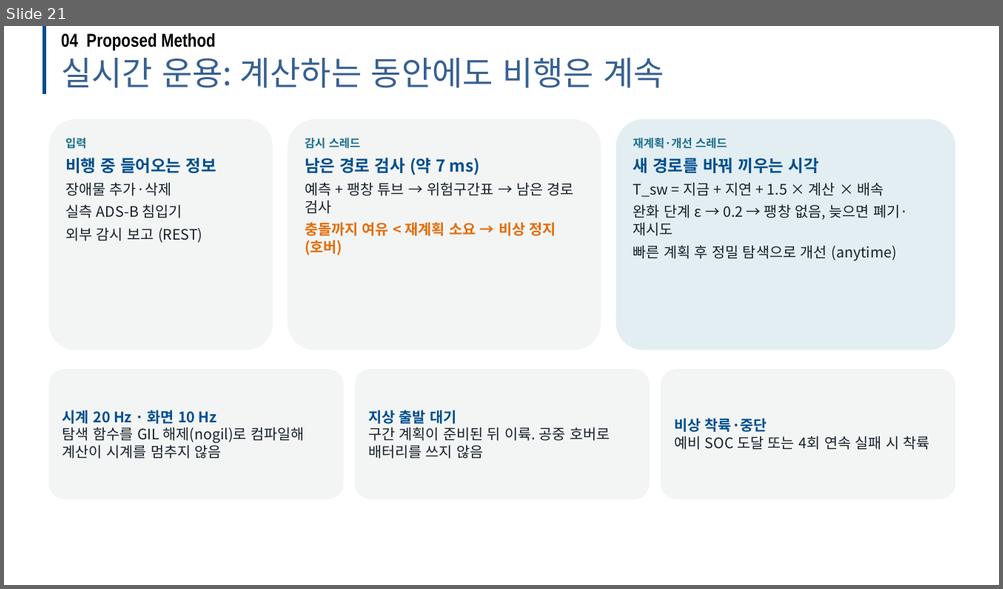
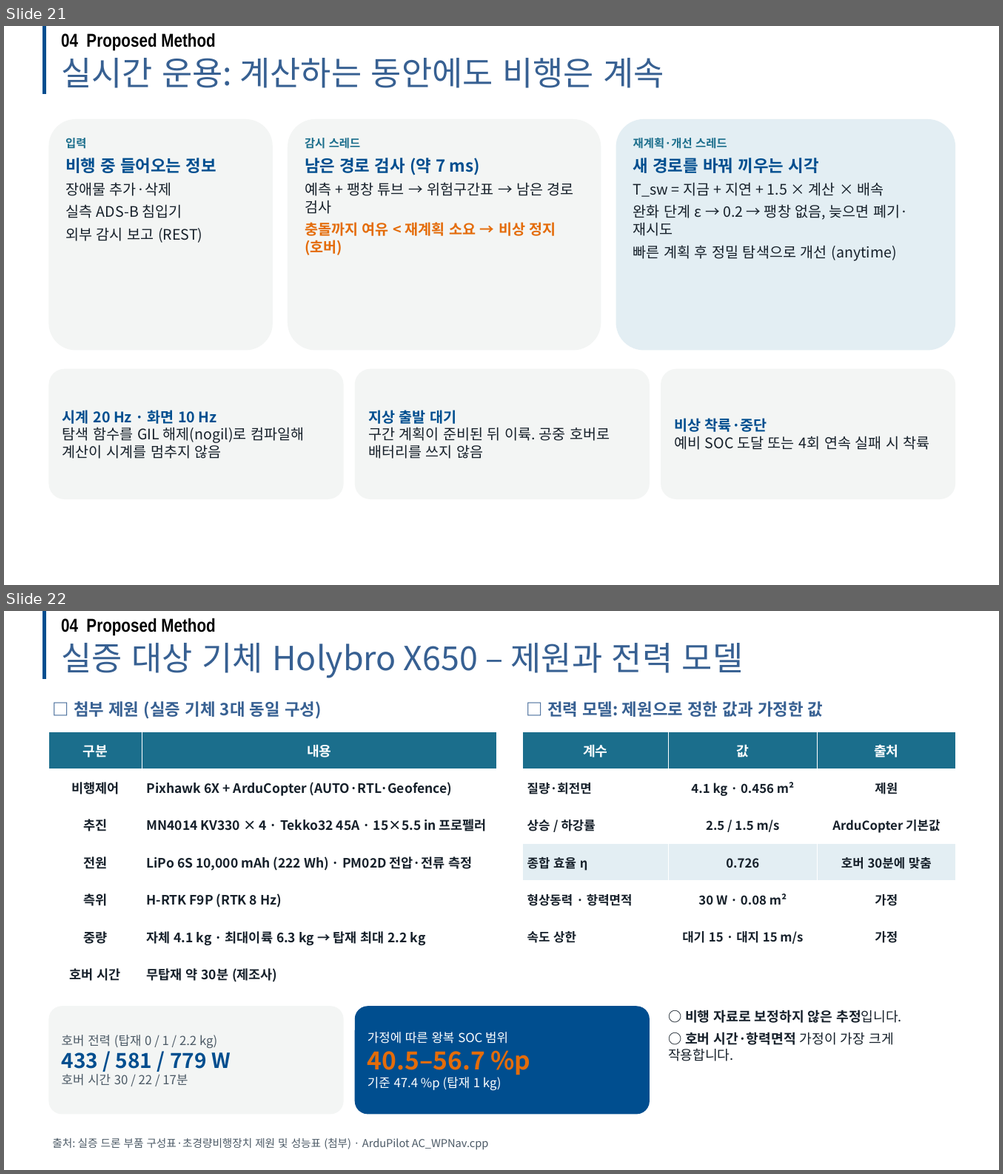
Before and after one commit to dnfl5345/Drone_path_opt, a slide deck: docs/drone_soc_academic_talk.pptx. Shown one above the other, each under a label of ours: slide 21 before the commit, slides 21 and 22 after it. The pictures are 1003x589 and 1003x1174 pixels, drawn with LibreOffice and Linux fonts; fonts in the diff are those of the drawing; background and template pictures are left out. Boxes give left, top, right and bottom in pixels: in the first picture for what was removed or moved away, otherwise in the second. Text is boxed around its words. In the diff, an @@ line names an element or a change of style, - is before the commit and + after.

```diff
--- a/docs/drone_soc_academic_talk.pptx
+++ b/docs/drone_soc_academic_talk.pptx
@@ slide 22 added at box(4, 611, 999, 1170), background #FFFFFF @@
@@ line added from (44, 611) to (44, 680), #004E8F 3.5 pt @@
@@ text added at box(61, 618, 215, 636), 18 pt, text #000000, bold @@
+04 Proposed Method
@@ text added at box(61, 643, 743, 678), 32 pt, text #376092 @@
+실증 대상 기체 Holybro X650 – 제원과 전력 모델
@@ text added at box(74, 701, 321, 719), 16 pt, text #376092, bold @@
+□ 첨부 제원 (실증 기체 3대 동일 구성)
@@ text added at box(547, 701, 823, 717), 16 pt, text #376092, bold @@
+□ 전력 모델: 제원으로 정한 값과 가정한 값
@@ table added at box(48, 732, 496, 993), 7 rows, 2 columns @@
+구분 | 내용
+비행제어 | Pixhawk 6X + ArduCopter (AUTO·RTL·Geofence)
+추진 | MN4014 KV330 × 4 · Tekko32 45A · 15×5.5 in 프로펠러
+전원 | LiPo 6S 10,000 mAh (222 Wh) · PM02D 전압·전류 측정
+측위 | H-RTK F9P (RTK 8 Hz)
+중량 | 자체 4.1 kg · 최대이륙 6.3 kg → 탑재 최대 2.2 kg
+호버 시간 | 무탑재 약 30분 (제조사)
@@ table added at box(523, 732, 956, 956), 6 rows, 3 columns @@
+계수 | 값 | 출처
+질량·회전면 | 4.1 kg · 0.456 m² | 제원
+상승 / 하강률 | 2.5 / 1.5 m/s | ArduCopter 기본값
+종합 효율 η | 0.726 | 호버 30분에 맞춤
+형상동력 · 항력면적 | 30 W · 0.08 m² | 가정
+속도 상한 | 대기 15 · 대지 15 m/s | 가정
@@ rounded rectangle added at box(48, 1006, 344, 1115), fill #F3F5F4, 12 pt, text #4C5A66 @@
+호버 전력 (탑재 0 / 1 / 2.2 kg)
+433 / 581 / 779 W
+호버 시간 30 / 22 / 17분
@@ rounded rectangle added at box(355, 1006, 649, 1115), fill #004E8F, 12 pt, text #FFFFFF @@
+가정에 따른 왕복 SOC 범위
+40.5–56.7 %p
+기준 47.4 %p (탑재 1 kg)
@@ text added at box(668, 1010, 901, 1062), 13 pt, text #16202A, bold @@
+○ 비행 자료로 보정하지 않은 추정입니다.
+○ 호버 시간·항력면적 가정이 가장 크게 작용합니다.
@@ text added at box(52, 1139, 489, 1150), 10.5 pt, text #4C5A66 @@
+출처: 실증 드론 부품 구성표·초경량비행장치 제원 및 성능표 (첨부) · ArduPilot AC_WPNav.cpp
```
Also in this commit, not shown: 3 slides changed, 2 other slides added, 12 other files.
